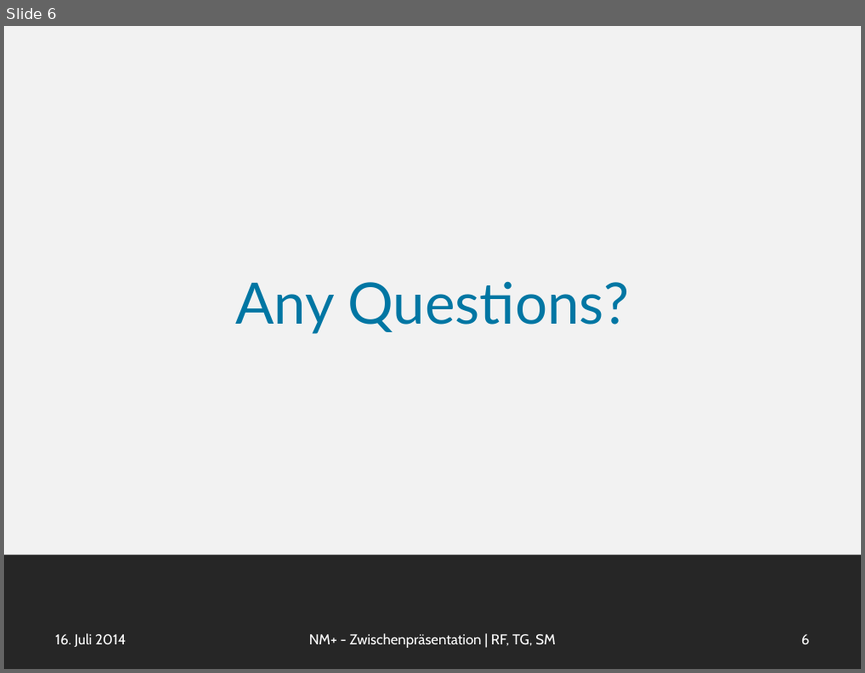
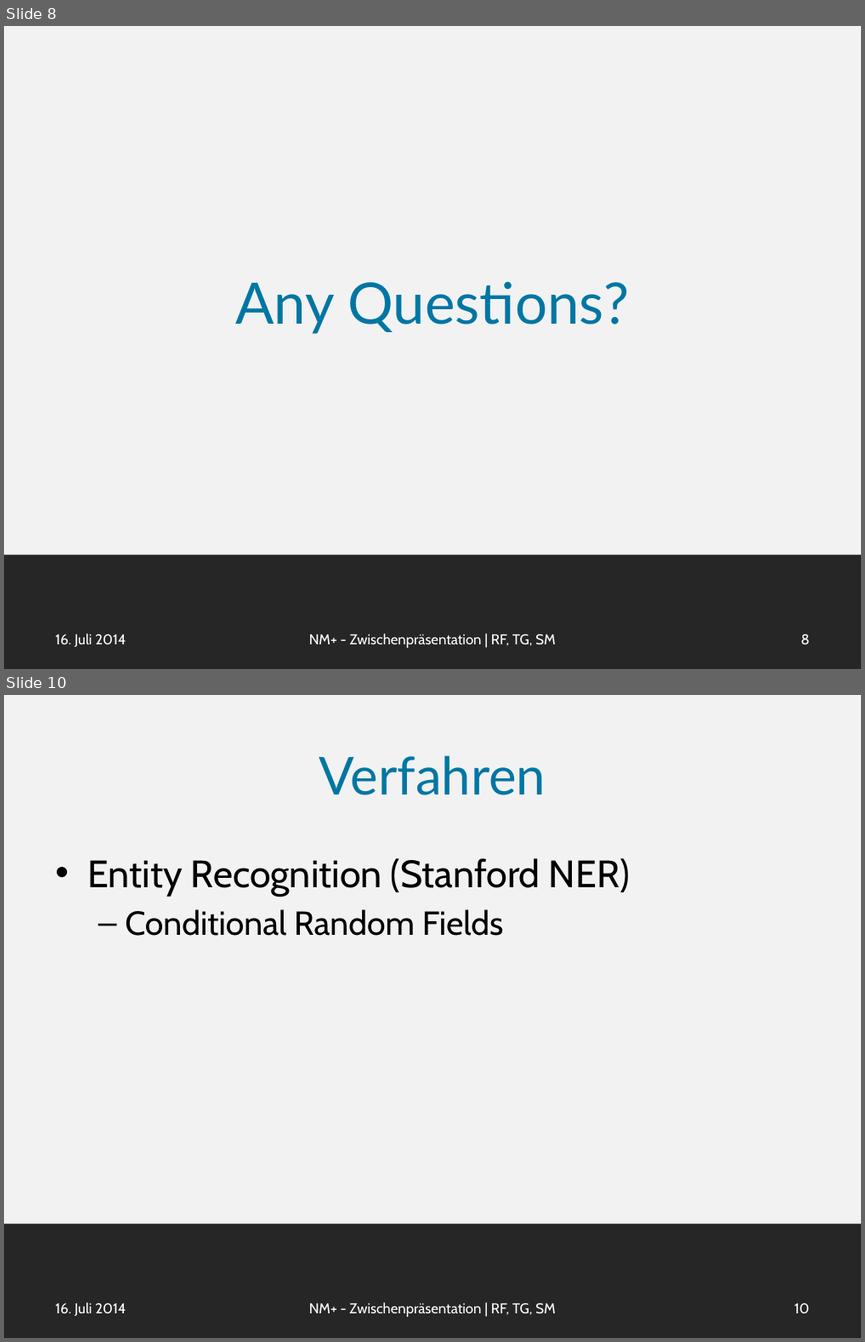
Before and after one commit to smba/newsminer, a slide deck: Presentation/newsminer_plus.pptx. Shown one above the other, each under a label of ours: slide 6 before the commit, slides 8 and 10 after it; the slides between them are not shown. The pictures are 865x673 and 865x1342 pixels, drawn with LibreOffice and Linux fonts; fonts in the diff are those of the drawing. Boxes give left, top, right and bottom in pixels: in the first picture for what was removed or moved away, otherwise in the second. Text is boxed around its words. In the diff, an @@ line names an element or a change of style, - is before the commit and + after.

```diff
--- a/Presentation/newsminer_plus.pptx
+++ b/Presentation/newsminer_plus.pptx
@@ slide 10 added at (4, 695, 861, 1338), background #F2F2F2; not listed: 1 template element that a slide beside it also shows @@
@@ title added at (319, 755, 545, 795), 44 pt, text #0076A3 @@
+Verfahren
@@ text added at (87, 858, 630, 936), 32 pt, text #000000 @@
+• Entity Recognition (Stanford NER)
+  – Conditional Random Fields
@@ text added at (55, 1302, 126, 1315), 12 pt, text #FFFFFF @@
+16. Juli 2014
@@ text added at (309, 1302, 555, 1316), 12 pt, text #FFFFFF @@
+NM+ - Zwischenpräsentation | RF, TG, SM
@@ page number added at (794, 1303, 810, 1313), 12 pt, text #FFFFFF @@
+10
@@ what was slide 6 is now slide 8 @@
@@ page number at (800, 634, 809, 644): text changed @@
-6
+8
```
Also in this commit, not shown: 4 slides changed, 5 other slides added, 2 other files.
